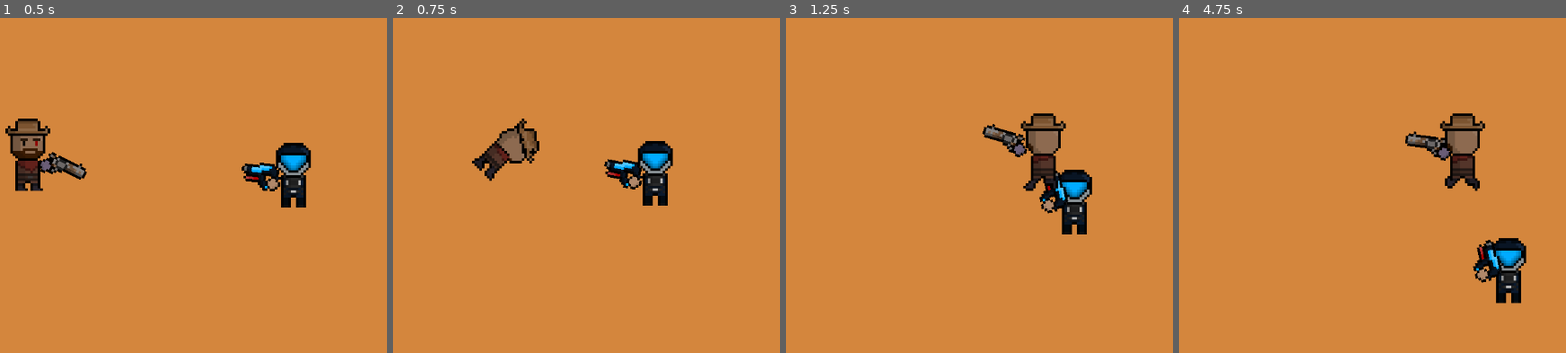
Above: before the commit, frames 1-4 (left to right).
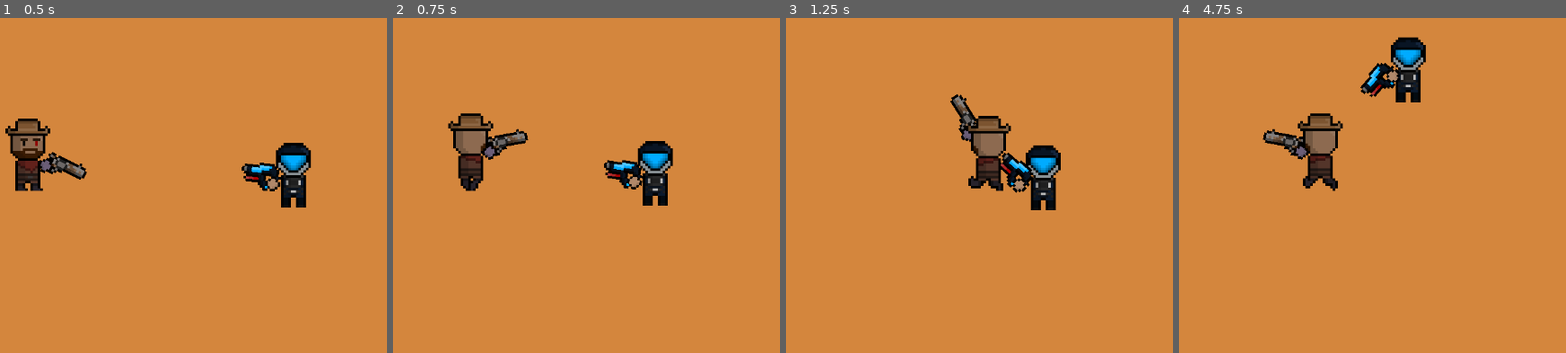
Above: after the commit, the same moments.

Repository: WadeeMuh/Unstable-Game
Game: Godot game, scene res://Game.tscn
The game is run twice, just before and just after one commit, with the same random seed, the same clock (stepped at 60 frames per second) and the same inputs.
Inputs (mouse positions are in pixels of both pictures, inside the frame that each line leads up to):
- Up to frame 1 (0.5 s): no input
- Up to frame 2 (0.75 s): move the mouse to (578, 131) at 0.52 s; hold D (move_right) from 0.53 s (still down); right-click (578, 131) at 0.6 s
- Up to frame 3 (1.25 s): keep holding D (move_right)
- Up to frame 4 (4.75 s): move the mouse to (outside the picture) at 1.27 s; release D (move_right) at 1.28 s; hold S (move_down) 1.28-2.03 s; right-click (outside the picture) at 1.35 s; move the mouse to (1279, 61) at 2.02 s; hold D (move_right) 2.03-2.78 s; right-click (1279, 61) at 2.1 s; move the mouse to (outside the picture) at 2.77 s; hold W (move_up) 2.78-3.53 s; right-click (outside the picture) at 2.85 s; move the mouse to (1422, 212) at 3.52 s; hold A (move_left) from 3.53 s (still down); right-click (1422, 212) at 3.6 s; move the mouse to (outside the picture) at 4.27 s; right-click (outside the picture) at 4.35 s

Frame 1 is identical in both runs. In frame 2, 3.3% of the frame differs, in the area x 14-65%, y 28-52%; in frame 3, 6.7%; in frame 4, 8.3%, in the area x 21-90%, y 5-86%.

Commit message:
dodge removed

Diff:
--- a/Player/player.gd
+++ b/Player/player.gd
@@ -2,13 +2,8 @@
 var can_move = true
 var moving = false
 var speed = 100
-var dodge_speed = 225
 var last_y_dir: String
 var last_x_dir: String
-var dodge_ang: int = 0
-var dodge_velocity: Vector2 = Vector2.ZERO
-var dodge_cooldown_timer: float = 0
-var dodge_cooldown_duration: float = 1
 var death_animation_played: bool = false
 @onready var animated_sprite: AnimatedSprite2D = $AnimatedSprite2D
 @onready var up: Marker2D = $"aim-areas/up"
@@ -31,13 +26,7 @@
 func _ready() -> void:
 	aim_areas = [up, up_right, down_right, down, down_left, up_left]
 
-func _on_animation_finished() -> void:
-	if animated_sprite.animation.ends_with("_dodge"):
-		global.dodging = false
-		can_move = true
-		velocity = Vector2.ZERO
-
-func _physics_process(delta: float) -> void:
+func _physics_process(_delta: float) -> void:
 	var mouse_pos = get_global_mouse_position()
 	var aim_dist_checked: bool = false
 	var prev_dist: float
@@ -50,19 +39,10 @@
 		if distance < prev_dist:
 			prev_dist = distance
 			closest_ang = aim_areas.find(angle)
-
 	if closest_ang < 2 or closest_ang == 5:
 		z_index = 2
 	else:
 		z_index = 0
-
-	if global.dodging:
-		velocity = dodge_velocity
-		move_and_slide()
-
-	if dodge_cooldown_timer > 0:
-		dodge_cooldown_timer -= delta
-
 	if can_move:
 		velocity = Vector2.ZERO
 		if Input.is_action_pressed('move_up'):
@@ -80,24 +60,5 @@
 		if velocity.x != 0 and velocity.y != 0:
 			velocity = velocity.normalized() * speed
 		moving = velocity != Vector2.ZERO
-		if moving and Input.is_action_just_pressed('dodge') and dodge_cooldown_timer <= 0:
-			global.dodging = true
-			can_move = false
-			dodge_cooldown_timer = dodge_cooldown_duration
-			dodge_velocity = velocity.normalized() * dodge_speed
-			var move_dir = velocity.normalized()
-			var best_ang: int = 0
-			var best_dot: float = -INF
-			for i in aim_areas.size():
-				var marker_dir = (aim_areas[i].global_position - global_position).normalized()
-				var d = move_dir.dot(marker_dir)
-				if d > best_dot:
-					best_dot = d
-					best_ang = i
-			dodge_ang = best_ang
 		move_and_slide()
-
-	if global.dodging:
-		animated_sprite.play(str(dodge_ang) + "_dodge")
-	else:
-		animated_sprite.play(str(closest_ang) + move_anim_check())
+	animated_sprite.play(str(closest_ang) + move_anim_check())
--- a/Player/player.tscn
+++ b/Player/player.tscn
@@ -6,22 +6,6 @@
 [sub_resource type="RectangleShape2D" id="RectangleShape2D_l8h54"]
 size = Vector2(12, 16)
 
-[sub_resource type="AtlasTexture" id="AtlasTexture_4ntmi"]
-atlas = ExtResource("1_l8h54")
-region = Rect2(0, 288, 32, 32)
-
-[sub_resource type="AtlasTexture" id="AtlasTexture_fatyj"]
-atlas = ExtResource("1_l8h54")
-region = Rect2(0, 320, 32, 32)
-
-[sub_resource type="AtlasTexture" id="AtlasTexture_32uw3"]
-atlas = ExtResource("1_l8h54")
-region = Rect2(0, 352, 32, 32)
-
-[sub_resource type="AtlasTexture" id="AtlasTexture_ac8n6"]
-atlas = ExtResource("1_l8h54")
-region = Rect2(0, 384, 32, 32)
-
 [sub_resource type="AtlasTexture" id="AtlasTexture_btcbx"]
 atlas = ExtResource("1_l8h54")
 region = Rect2(0, 0, 32, 32)
@@ -70,22 +54,6 @@
 atlas = ExtResource("1_l8h54")
 region = Rect2(0, 160, 32, 32)
 
-[sub_resource type="AtlasTexture" id="AtlasTexture_lhliw"]
-atlas = ExtResource("1_l8h54")
-region = Rect2(32, 288, 32, 32)
-
-[sub_resource type="AtlasTexture" id="AtlasTexture_11wp0"]
-atlas = ExtResource("1_l8h54")
-region = Rect2(32, 320, 32, 32)
-
-[sub_resource type="AtlasTexture" id="AtlasTexture_11slg"]
-atlas = ExtResource("1_l8h54")
-region = Rect2(32, 352, 32, 32)
-
-[sub_resource type="AtlasTexture" id="AtlasTexture_t7sh4"]
-atlas = ExtResource("1_l8h54")
-region = Rect2(32, 384, 32, 32)
-
 [sub_resource type="AtlasTexture" id="AtlasTexture_vtle1"]
 atlas = ExtResource("1_l8h54")
 region = Rect2(32, 0, 32, 32)
@@ -134,22 +102,6 @@
 atlas = ExtResource("1_l8h54")
 region = Rect2(32, 160, 32, 32)
 
-[sub_resource type="AtlasTexture" id="AtlasTexture_286oo"]
-atlas = ExtResource("1_l8h54")
-region = Rect2(64, 288, 32, 32)
-
-[sub_resource type="AtlasTexture" id="AtlasTexture_k84o0"]
-atlas = ExtResource("1_l8h54")
-region = Rect2(64, 320, 32, 32)
-
-[sub_resource type="AtlasTexture" id="AtlasTexture_vx8o5"]
-atlas = ExtResource("1_l8h54")
-region = Rect2(64, 352, 32, 32)
-
-[sub_resource type="AtlasTexture" id="AtlasTexture_w5pua"]
-atlas = ExtResource("1_l8h54")
-region = Rect2(64, 384, 32, 32)
-
 [sub_resource type="AtlasTexture" id="AtlasTexture_apopc"]
 atlas = ExtResource("1_l8h54")
 region = Rect2(64, 0, 32, 32)
@@ -198,22 +150,6 @@
 atlas = ExtResource("1_l8h54")
 region = Rect2(64, 160, 32, 32)
 
-[sub_resource type="AtlasTexture" id="AtlasTexture_6xaqw"]
-atlas = ExtResource("1_l8h54")
-region = Rect2(96, 288, 32, 32)
-
-[sub_resource type="AtlasTexture" id="AtlasTexture_skhd2"]
-atlas = ExtResource("1_l8h54")
-region = Rect2(96, 320, 32, 32)
-
-[sub_resource type="AtlasTexture" id="AtlasTexture_ppx2g"]
-atlas = ExtResource("1_l8h54")
-region = Rect2(96, 352, 32, 32)
-
-[sub_resource type="AtlasTexture" id="AtlasTexture_0f4m7"]
-atlas = ExtResource("1_l8h54")
-region = Rect2(96, 384, 32, 32)
-
 [sub_resource type="AtlasTexture" id="AtlasTexture_dkpta"]
 atlas = ExtResource("1_l8h54")
 region = Rect2(96, 0, 32, 32)
@@ -262,22 +198,6 @@
 atlas = ExtResource("1_l8h54")
 region = Rect2(96, 160, 32, 32)
 
-[sub_resource type="AtlasTexture" id="AtlasTexture_get7g"]
-atlas = ExtResource("1_l8h54")
-region = Rect2(128, 288, 32, 32)
-
-[sub_resource type="AtlasTexture" id="AtlasTexture_pfstq"]
-atlas = ExtResource("1_l8h54")
-region = Rect2(128, 320, 32, 32)
-
-[sub_resource type="AtlasTexture" id="AtlasTexture_tklvp"]
-atlas = ExtResource("1_l8h54")
-region = Rect2(128, 352, 32, 32)
-
-[sub_resource type="AtlasTexture" id="AtlasTexture_gv7t5"]
-atlas = ExtResource("1_l8h54")
-region = Rect2(128, 384, 32, 32)
-
 [sub_resource type="AtlasTexture" id="AtlasTexture_o28un"]
 atlas = ExtResource("1_l8h54")
 region = Rect2(128, 0, 32, 32)
@@ -325,22 +245,6 @@
 [sub_resource type="AtlasTexture" id="AtlasTexture_68syb"]
 atlas = ExtResource("1_l8h54")
 region = Rect2(128, 160, 32, 32)
-
-[sub_resource type="AtlasTexture" id="AtlasTexture_i8h25"]
-atlas = ExtResource("1_l8h54")
-region = Rect2(160, 288, 32, 32)
-
-[sub_resource type="AtlasTexture" id="AtlasTexture_2krxc"]
-atlas = ExtResource("1_l8h54")
-region = Rect2(160, 320, 32, 32)
-
-[sub_resource type="AtlasTexture" id="AtlasTexture_mw2es"]
-atlas = ExtResource("1_l8h54")
-region = Rect2(160, 352, 32, 32)
-
-[sub_resource type="AtlasTexture" id="AtlasTexture_p7odc"]
-atlas = ExtResource("1_l8h54")
-region = Rect2(160, 384, 32, 32)
 
 [sub_resource type="AtlasTexture" id="AtlasTexture_gpjlu"]
 atlas = ExtResource("1_l8h54")
@@ -393,23 +297,6 @@
 [sub_resource type="SpriteFrames" id="SpriteFrames_4ntmi"]
 animations = [{
 "frames": [{
-"duration": 3.0,
-"texture": SubResource("AtlasTexture_4ntmi")
-}, {
-"duration": 1.0,
-"texture": SubResource("AtlasTexture_fatyj")
-}, {
-"duration": 1.0,
-"texture": SubResource("AtlasTexture_32uw3")
-}, {
-"duration": 1.0,
-"texture": SubResource("AtlasTexture_ac8n6")
-}],
-"loop": 0,
-"name": &"0_dodge",
-"speed": 13.0
-}, {
-"frames": [{
 "duration": 1.5,
 "texture": SubResource("AtlasTexture_btcbx")
 }, {
@@ -456,23 +343,6 @@
 "speed": 20.0
 }, {
 "frames": [{
-"duration": 3.0,
-"texture": SubResource("AtlasTexture_lhliw")
-}, {
-"duration": 1.0,
-"texture": SubResource("AtlasTexture_11wp0")
-}, {
-"duration": 1.0,
-"texture": SubResource("AtlasTexture_11slg")
-}, {
-"duration": 1.0,
-"texture": SubResource("AtlasTexture_t7sh4")
-}],
-"loop": 0,
-"name": &"1_dodge",
-"speed": 13.0
-}, {
-"frames": [{
 "duration": 1.5,
 "texture": SubResource("AtlasTexture_vtle1")
 }, {
@@ -519,23 +389,6 @@
 "speed": 20.0
 }, {
 "frames": [{
-"duration": 3.0,
-"texture": SubResource("AtlasTexture_286oo")
-}, {
-"duration": 1.0,
-"texture": SubResource("AtlasTexture_k84o0")
-}, {
-"duration": 1.0,
-"texture": SubResource("AtlasTexture_vx8o5")
-}, {
-"duration": 1.0,
-"texture": SubResource("AtlasTexture_w5pua")
-}],
-"loop": 0,
-"name": &"2_dodge",
-"speed": 13.0
-}, {
-"frames": [{
 "duration": 1.5,
 "texture": SubResource("AtlasTexture_apopc")
 }, {
@@ -582,23 +435,6 @@
 "speed": 20.0
 }, {
 "frames": [{
-"duration": 3.0,
-"texture": SubResource("AtlasTexture_6xaqw")
-}, {
-"duration": 1.0,
-"texture": SubResource("AtlasTexture_skhd2")
-}, {
-"duration": 1.0,
-"texture": SubResource("AtlasTexture_ppx2g")
-}, {
-"duration": 1.0,
-"texture": SubResource("AtlasTexture_0f4m7")
-}],
-"loop": 0,
-"name": &"3_dodge",
-"speed": 13.0
-}, {
-"frames": [{
 "duration": 1.5,
 "texture": SubResource("AtlasTexture_dkpta")
 }, {
@@ -645,23 +481,6 @@
 "speed": 20.0
 }, {
 "frames": [{
-"duration": 3.0,
-"texture": SubResource("AtlasTexture_get7g")
-}, {
-"duration": 1.0,
-"texture": SubResource("AtlasTexture_pfstq")
-}, {
-"duration": 1.0,
-"texture": SubResource("AtlasTexture_tklvp")
-}, {
-"duration": 1.0,
-"texture": SubResource("AtlasTexture_gv7t5")
-}],
-"loop": 0,
-"name": &"4_dodge",
-"speed": 13.0
-}, {
-"frames": [{
 "duration": 1.5,
 "texture": SubResource("AtlasTexture_o28un")
 }, {
@@ -706,23 +525,6 @@
 "loop": 1,
 "name": &"4_run",
 "speed": 20.0
-}, {
-"frames": [{
-"duration": 3.0,
-"texture": SubResource("AtlasTexture_i8h25")
-}, {
-"duration": 1.0,
-"texture": SubResource("AtlasTexture_2krxc")
-}, {
-"duration": 1.0,
-"texture": SubResource("AtlasTexture_mw2es")
-}, {
-"duration": 1.0,
-"texture": SubResource("AtlasTexture_p7odc")
-}],
-"loop": 0,
-"name": &"5_dodge",
-"speed": 13.0
 }, {
 "frames": [{
 "duration": 1.5,
@@ -781,7 +583,7 @@
 
 [node name="AnimatedSprite2D" type="AnimatedSprite2D" parent="." unique_id=1686815519]
 sprite_frames = SubResource("SpriteFrames_4ntmi")
-animation = &"5_dodge"
+animation = &"0_idle"
 autoplay = "3_idle"
 
 [node name="aim-areas" type="Node2D" parent="." unique_id=45469007]
@@ -803,5 +605,3 @@
 
 [node name="up-left" type="Marker2D" parent="aim-areas" unique_id=396458605]
 position = Vector2(-5, -5)
-
-[connection signal="animation_finished" from="AnimatedSprite2D" to="." method="_on_animation_finished"]
